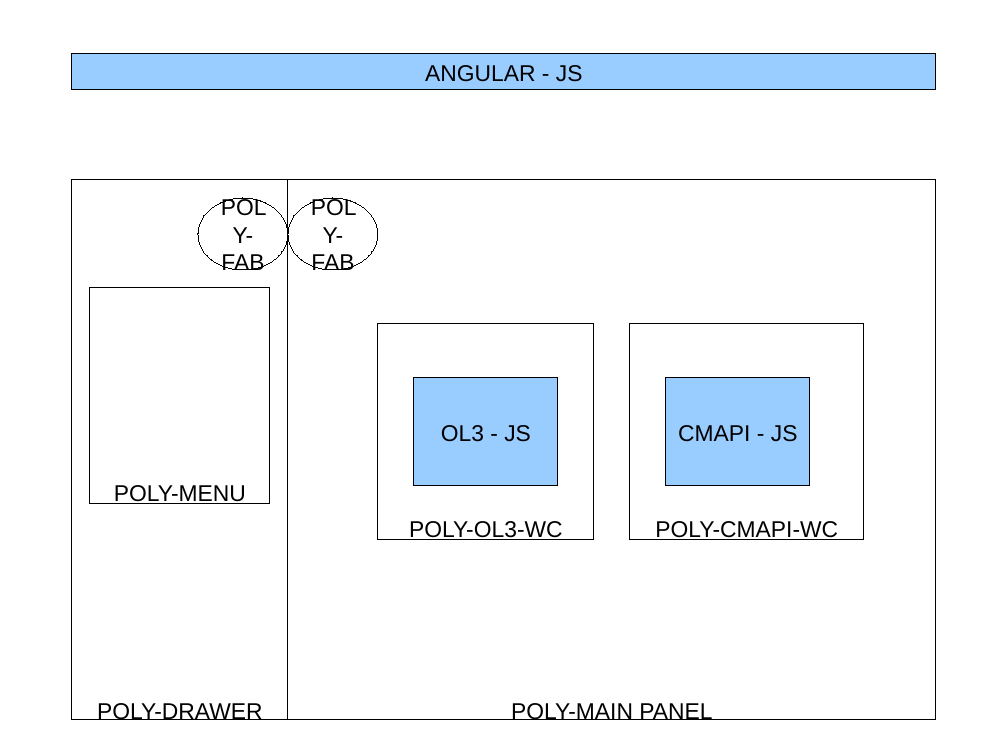
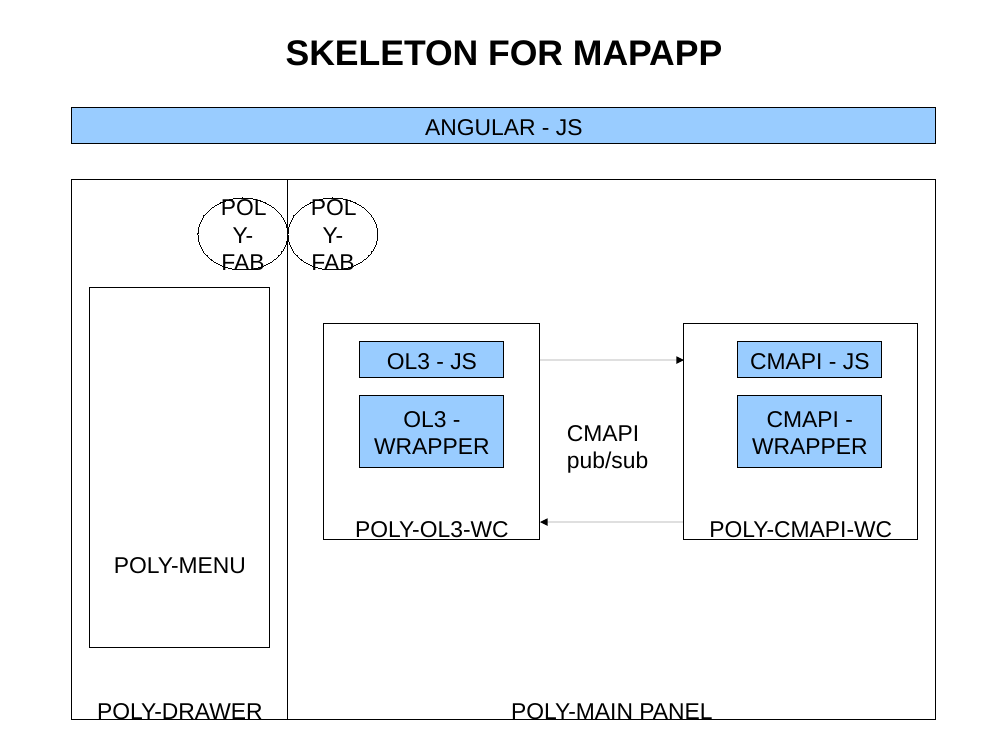
Before and after one commit to joseluisll/NGNConcept, a slide deck: slide 4 of TASKS NGNCONCEPT.odp (slide 1 before the commit). Drawn at 1008x756 pixels with LibreOffice and Linux fonts; fonts in the diff are those of the drawing. Boxes give left, top, right and bottom in pixels: in the first picture for what was removed or moved away, otherwise in the second. Text is boxed around its words. In the diff, an @@ line names an element or a change of style, - is before the commit and + after.

Commit message:
Started putting the CMAPI wrapper in place for the OL3 map. Selected the Status channel as a testcase to learn the structure and who should publish / or provide response, and who will manage the map itself.

```diff
--- a/TASKS NGNCONCEPT.odp
+++ b/TASKS NGNCONCEPT.odp
@@ title added at (286,40,722,66), 28 pt, text #000000, bold @@
+SKELETON FOR MAPAPP
@@ rectangle "ANGULAR - JS": place and size @@
-rectangle "ANGULAR - JS" at (72,54,937,90)
+rectangle "ANGULAR - JS" at (72,108,937,144)
@@ rectangle "POLY-MENU": place and size @@
-rectangle "POLY-MENU" at (90,288,270,504)
+rectangle "POLY-MENU" at (90,288,270,649)
@@ rectangle "POLY-OL3-WC": place and size @@
-rectangle "POLY-OL3-WC" at (378,324,594,540)
+rectangle "POLY-OL3-WC" at (324,324,540,540)
@@ rectangle "POLY-CMAPI-WC": place and size @@
-rectangle "POLY-CMAPI-WC" at (630,324,864,540)
+rectangle "POLY-CMAPI-WC" at (684,324,918,540)
@@ rectangle "OL3 - JS": place and size @@
-rectangle "OL3 - JS" at (414,378,558,486)
+rectangle "OL3 - JS" at (360,342,504,378)
@@ rectangle "CMAPI - JS": place and size @@
-rectangle "CMAPI - JS" at (666,378,810,486)
+rectangle "CMAPI - JS" at (738,342,882,378)
@@ arrow added from (541, 360) to (684, 360), #000000 0 pt @@
@@ rectangle added at (360,396,504,468), fill #99CCFF, outline #000000 0 pt, 18 pt, text #000000 @@
+OL3 -
+WRAPPER
@@ rectangle added at (738,396,882,468), fill #99CCFF, outline #000000 0 pt, 18 pt, text #000000 @@
+CMAPI -
+WRAPPER
@@ text added at (567,425,648,473), 18 pt, text #000000 @@
+CMAPI pub/sub
@@ arrow added from (684, 522) to (541, 522), #000000 0 pt @@
```
Also in this commit, not shown: 6 slides added, 8 other files.
